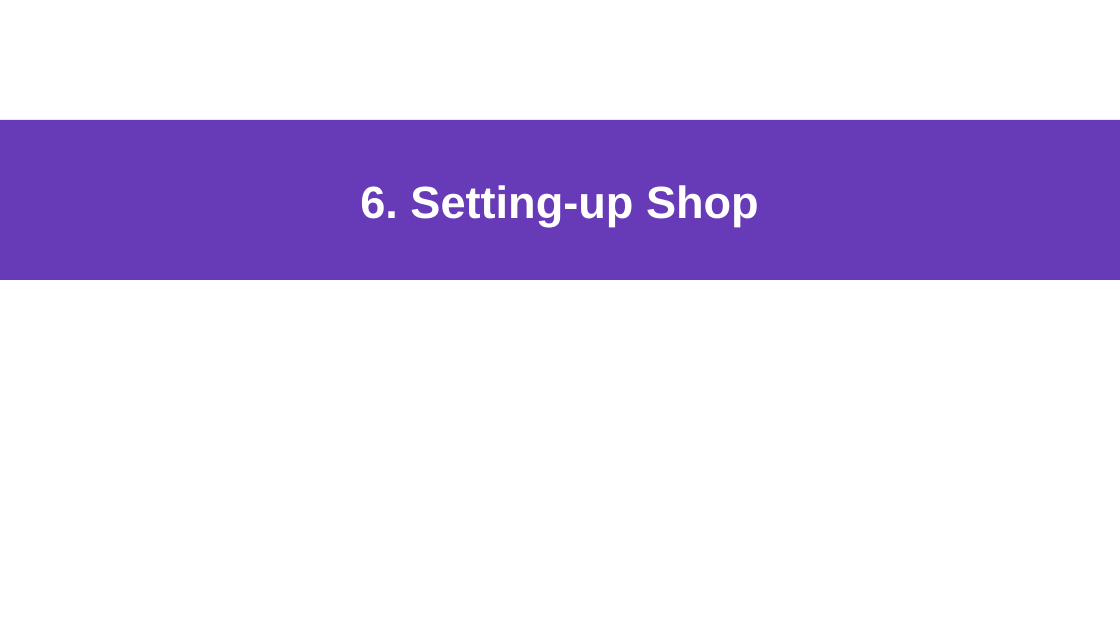
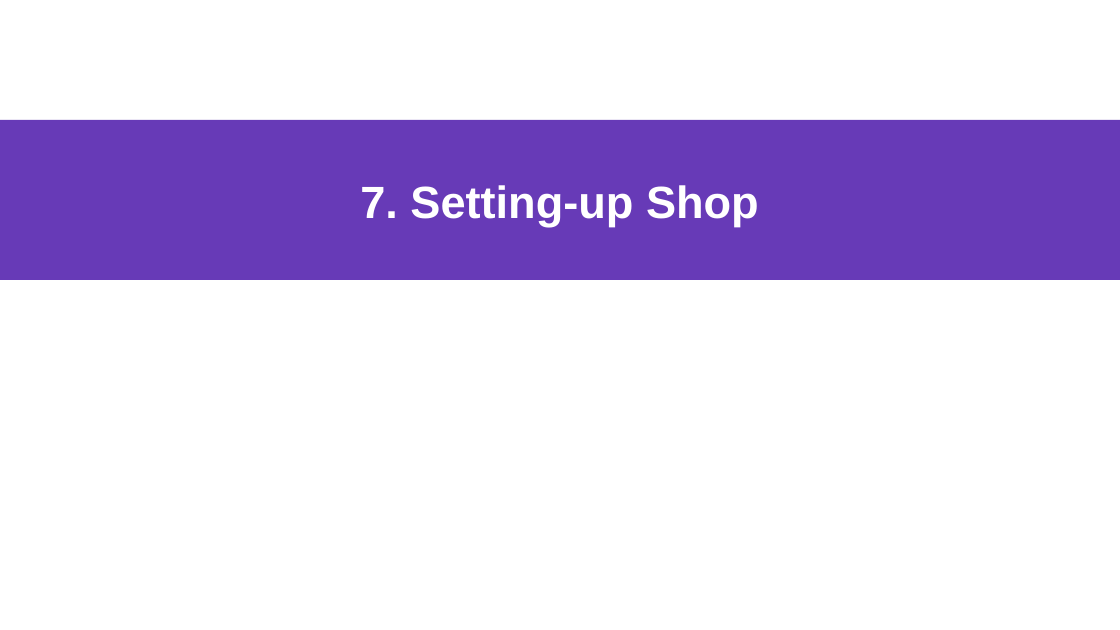
Before and after one commit to dirkriehle/coss-course, a slide deck: slide 33 of Lecture slides/COSS D02 - Research and Startup.odp (slide 28 before the commit). Drawn at 1120x630 pixels with LibreOffice and Linux fonts; fonts in the diff are those of the drawing. Boxes give left, top, right and bottom in pixels: in the first picture for what was removed or moved away, otherwise in the second. Text is boxed around its words. In the diff, an @@ line names an element or a change of style, - is before the commit and + after.

```diff
--- a/Lecture slides/COSS D02 - Research and Startup.odp
+++ b/Lecture slides/COSS D02 - Research and Startup.odp
@@ title at box(360, 185, 759, 226): text changed @@
-6. Setting-up Shop
+7. Setting-up Shop
```
Also in this commit, not shown: 4 other slides changed, 5 slides added, 4 other files.
